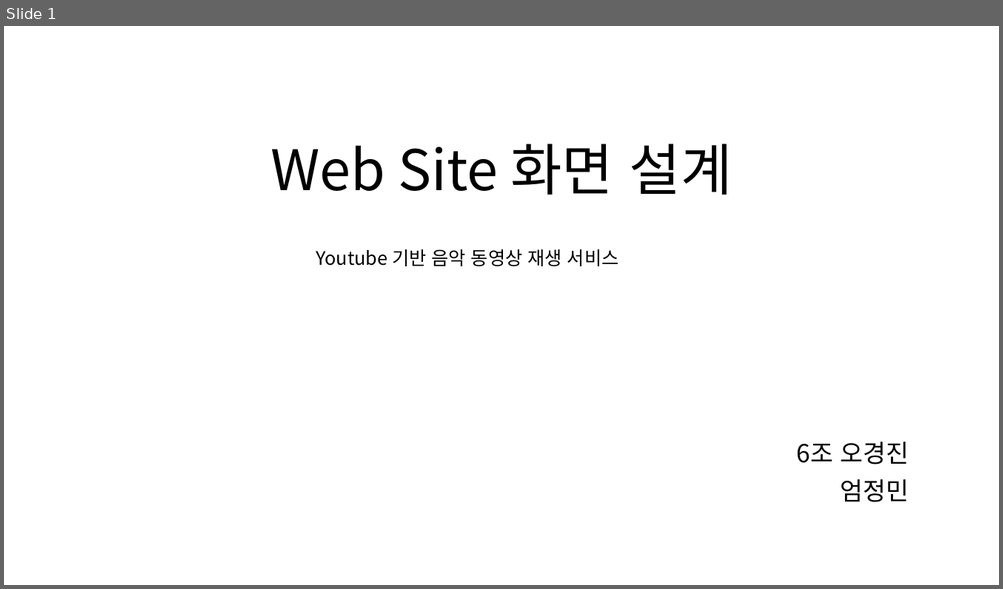
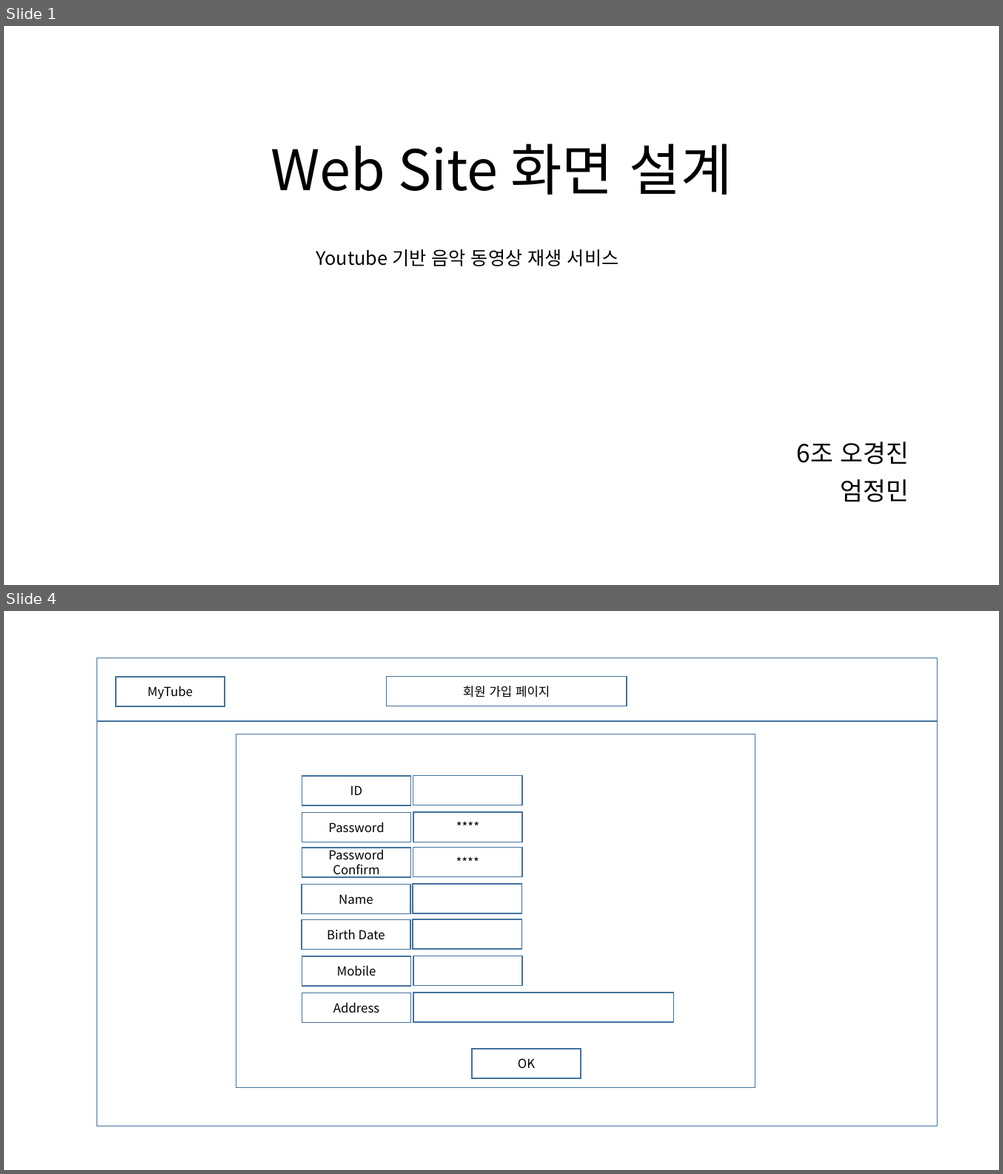
Before and after one commit to kjohhub/website, a slide deck: Web Site GUI Design.pptx. Shown one above the other, each under a label of ours: slide 1 before the commit, slides 1 and 4 after it; the slides between them are not shown. The pictures are 1003x589 and 1003x1174 pixels, drawn with LibreOffice and Linux fonts; fonts in the diff are those of the drawing. Boxes give left, top, right and bottom in pixels: in the first picture for what was removed or moved away, otherwise in the second. Text is boxed around its words. In the diff, an @@ line names an element or a change of style, - is before the commit and + after.

```diff
--- a/Web Site GUI Design.pptx
+++ b/Web Site GUI Design.pptx
@@ slide 4 added at (x1=4, y1=611, x2=999, y2=1170), background #FFFFFF @@
@@ rectangle added at (x1=96, y1=658, x2=936, y2=1127), outline #43739E 1 pt @@
@@ rectangle added at (x1=96, y1=658, x2=936, y2=721), outline #43739E 1 pt @@
@@ rectangle added at (x1=116, y1=677, x2=225, y2=706), outline #43739E 1 pt, 12 pt, text #000000 @@
+MyTube
@@ rectangle added at (x1=386, y1=677, x2=626, y2=706), outline #43739E 1 pt, 12 pt, text #000000 @@
+회원 가입 페이지
@@ rectangle added at (x1=236, y1=734, x2=754, y2=1088), outline #43739E 1 pt @@
@@ rectangle added at (x1=301, y1=776, x2=410, y2=806), outline #43739E 1 pt, 12 pt, text #000000 @@
+ID
@@ rectangle added at (x1=413, y1=776, x2=522, y2=806), outline #43739E 1 pt @@
@@ rectangle added at (x1=301, y1=812, x2=410, y2=843), outline #43739E 1 pt, 12 pt, text #000000 @@
+Password
@@ rectangle added at (x1=413, y1=812, x2=522, y2=843), outline #43739E 1 pt, 12 pt, text #000000 @@
+****
@@ rectangle added at (x1=301, y1=849, x2=410, y2=878), outline #43739E 1 pt, 12 pt, text #000000 @@
+Password Confirm
@@ rectangle added at (x1=413, y1=848, x2=522, y2=877), outline #43739E 1 pt, 12 pt, text #000000 @@
+****
@@ rectangle added at (x1=301, y1=884, x2=410, y2=914), outline #43739E 1 pt, 12 pt, text #000000 @@
+Name
@@ rectangle added at (x1=413, y1=884, x2=522, y2=914), outline #43739E 1 pt @@
@@ rectangle added at (x1=301, y1=920, x2=410, y2=950), outline #43739E 1 pt, 12 pt, text #000000 @@
+Birth Date
@@ rectangle added at (x1=413, y1=920, x2=522, y2=950), outline #43739E 1 pt @@
@@ rectangle added at (x1=301, y1=957, x2=410, y2=986), outline #43739E 1 pt, 12 pt, text #000000 @@
+Mobile
@@ rectangle added at (x1=413, y1=957, x2=522, y2=986), outline #43739E 1 pt @@
@@ rectangle added at (x1=301, y1=993, x2=410, y2=1023), outline #43739E 1 pt, 12 pt, text #000000 @@
+Address
@@ rectangle added at (x1=413, y1=993, x2=673, y2=1023), outline #43739E 1 pt @@
@@ rectangle added at (x1=472, y1=1049, x2=580, y2=1079), outline #43739E 1 pt, 12 pt, text #000000 @@
+OK
```
Also in this commit, not shown: 2 slides changed, 1 other slide added.
